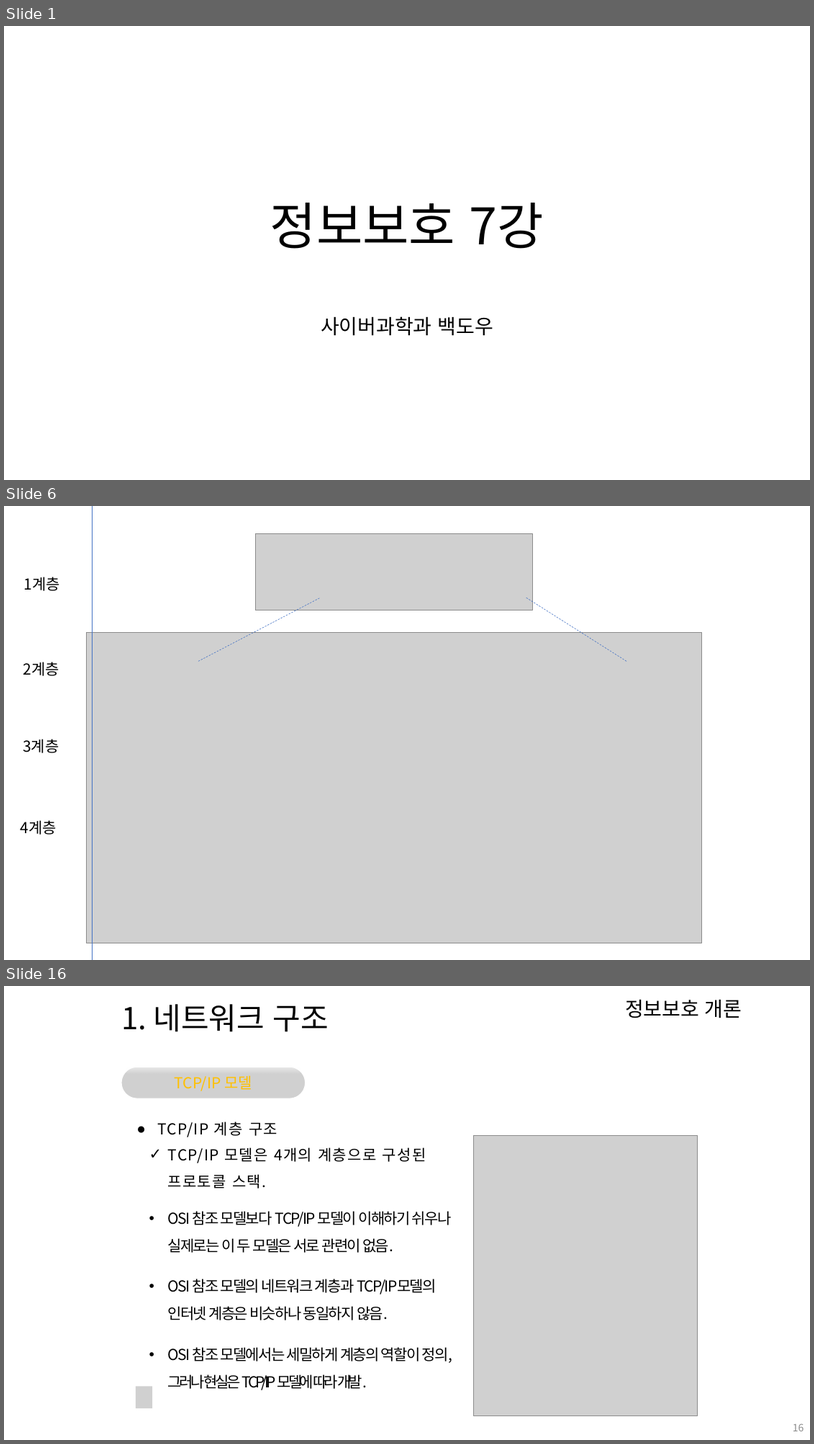
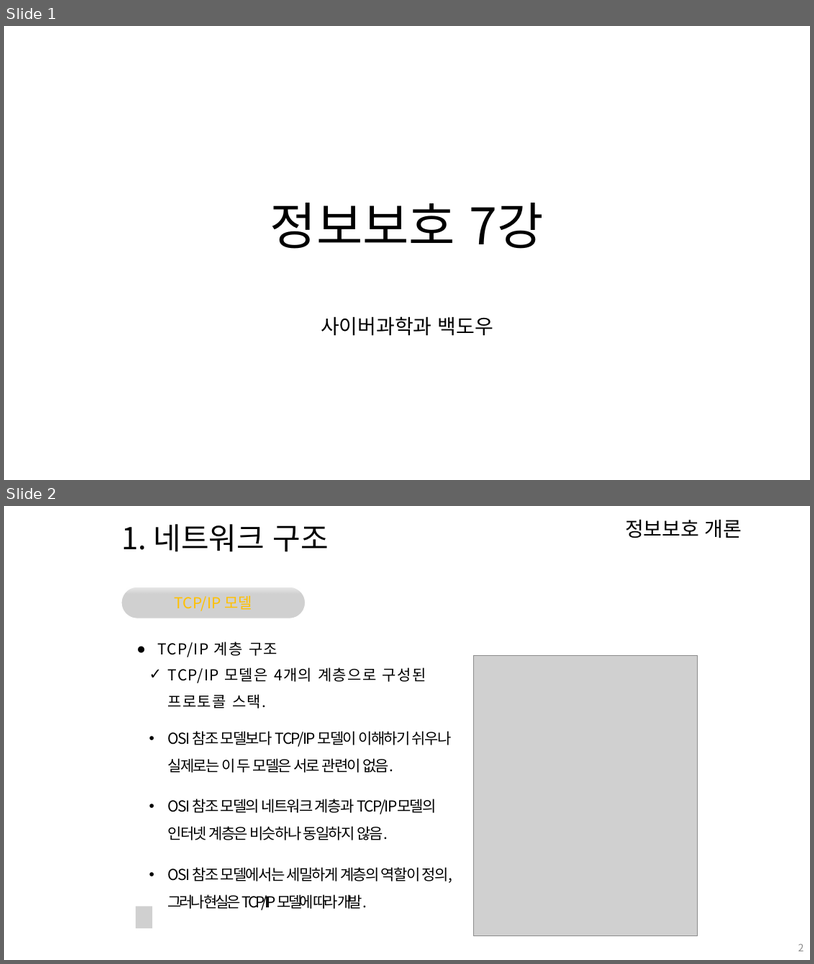
Before and after one commit to arizona95/CyberTraining, a slide deck: Lecture/24_1_정보보호/정보보호 7강.pptx. Shown one above the other, each under a label of ours: slides 1, 6 and 16 before the commit, slides 1 and 2 after it; the slides between them are not shown. The pictures are 814x1444 and 814x964 pixels, drawn with LibreOffice and Linux fonts; fonts in the diff are those of the drawing; grey boxes stand for pictures; background and template pictures are left out. Boxes give left, top, right and bottom in pixels: in the first picture for what was removed or moved away, otherwise in the second. Text is boxed around its words. In the diff, an @@ line names an element or a change of style, - is before the commit and + after.

```diff
--- a/Lecture/24_1_정보보호/정보보호 7강.pptx
+++ b/Lecture/24_1_정보보호/정보보호 7강.pptx
@@ slide 6 removed at bbox=[4, 506, 810, 960], background #FFFFFF @@
@@ line removed from (93, 506) to (93, 960) @@
@@ picture removed at bbox=[256, 533, 533, 610] @@
@@ text removed at bbox=[24, 577, 60, 591] @@
-1계층
@@ line removed from (198, 661) to (321, 597) @@
@@ line removed from (627, 661) to (527, 597) @@
@@ picture removed at bbox=[86, 633, 702, 943] @@
@@ text removed at bbox=[23, 662, 59, 676] @@
-2계층
@@ text removed at bbox=[23, 739, 59, 753] @@
-3계층
@@ text removed at bbox=[21, 820, 57, 834] @@
-4계층
@@ what was slide 16 is now slide 2 @@
@@ page number at bbox=[799, 943, 805, 951]: text changed @@
-16
+2
```
Also in this commit, not shown: 3 slides changed, 13 other slides removed, 1 other file.
